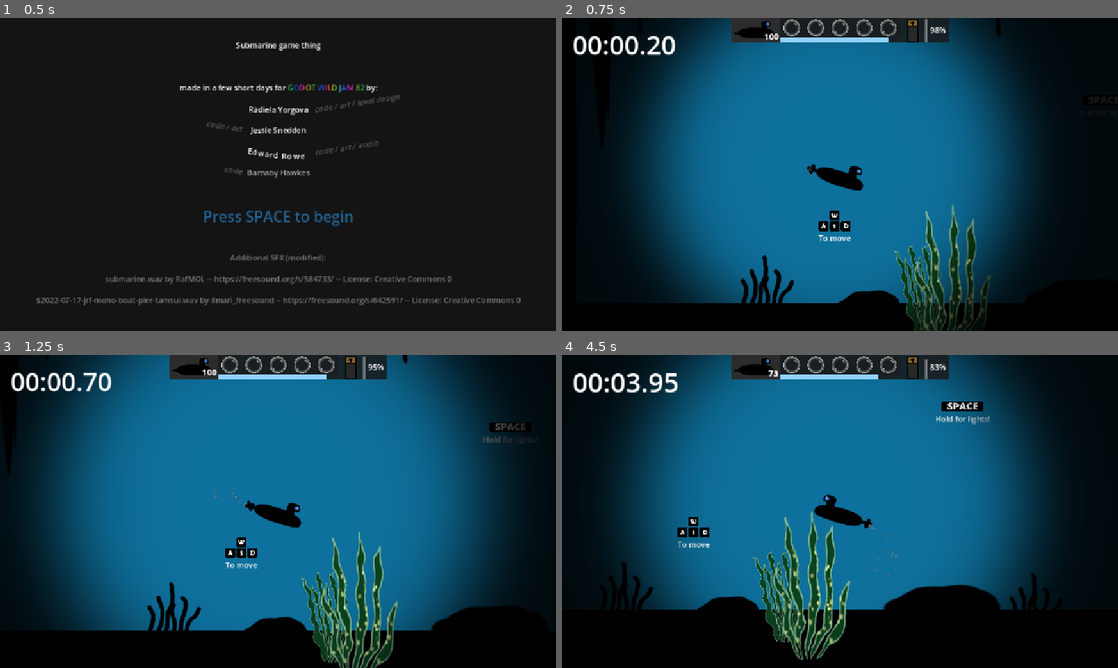
Above: before the commit, frames 1-4 (two rows, left to right).
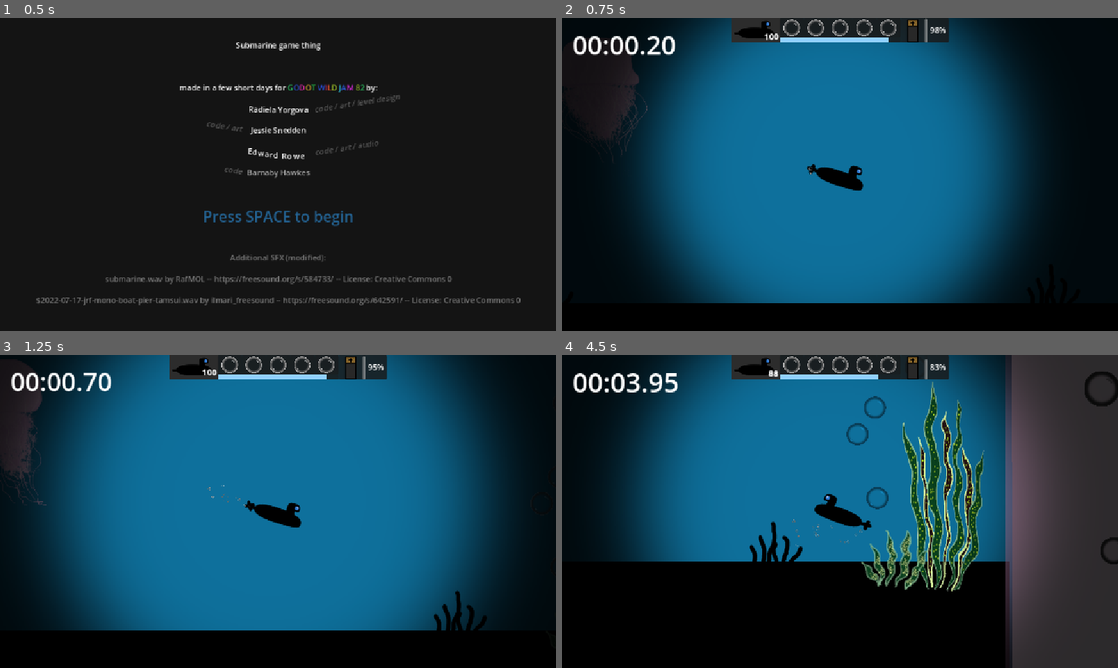
Above: after the commit, the same moments.

Repository: EddieRowe/godot-wild-jam-82
Game: Godot game, scene res://levels/splash.tscn
The game is run twice, just before and just after one commit, with the same random seed, the same clock (stepped at 60 frames per second) and the same inputs.
Inputs:
- Up to frame 1 (0.5 s): no input
- Up to frame 2 (0.75 s): tap Space at 0.5 s; hold Right (ui_right) from 0.53 s (still down); hold Enter (ui_accept) from 0.53 s (still down)
- Up to frame 3 (1.25 s): keep holding Right (ui_right); keep holding Enter (ui_accept)
- Up to frame 4 (4.5 s): release Right (ui_right) at 1.28 s; release Enter (ui_accept) at 1.28 s; hold Down (ui_down) 1.28-2.03 s; tap Enter (ui_accept) at 1.35, 1.52, 1.82, 2.85, 3.02, 3.32, 4.35 s; hold Right (ui_right) 2.03-2.78 s; hold Enter (ui_accept) 2.03-2.78 s; hold Up (ui_up) 2.78-3.53 s; hold Enter (ui_accept) 3.53-4.28 s; hold Left (ui_left) from 3.53 s (still down)

Frame 1 is identical in both runs. In frame 2, 5.2% of the frame differs, in the area x 6-79%, y 0-100%; in frame 3, 7.2%; in frame 4, 36%, in the area x 7-100%, y 0-100%.

Commit message:
fix colliders, add finish line space to continue prompt

Diff:
--- a/levels/level_1.tscn
+++ b/levels/level_1.tscn
@@ -1,5 +1,4 @@
-
-[gd_scene load_steps=36 format=3 uid="uid://cnep5qop4e823"]
+[gd_scene load_steps=37 format=3 uid="uid://cnep5qop4e823"]
 
 [ext_resource type="PackedScene" uid="uid://crghl5mtabw4e" path="res://prefabs/main_audio.tscn" id="1_l53as"]
 [ext_resource type="PackedScene" uid="uid://boaipqmv57708" path="res://prefabs/in_game_timer_canvas_layer.tscn" id="1_pnpm1"]
@@ -43,6 +42,9 @@
 [sub_resource type="RectangleShape2D" id="RectangleShape2D_bt44k"]
 size = Vector2(25212, 118.5)
 
+[sub_resource type="RectangleShape2D" id="RectangleShape2D_ohjdc"]
+size = Vector2(1014, 2844)
+
 [node name="Level1" type="Node2D"]
 
 [node name="InGameTimerCanvasLayer" parent="." instance=ExtResource("1_pnpm1")]
@@ -59,6 +61,7 @@
 color = Color(0.0554515, 0.441783, 0.614248, 1)
 
 [node name="NextLevelView" type="ColorRect" parent="."]
+visible = false
 offset_left = 25058.0
 offset_top = 1981.0
 offset_right = 27073.0
@@ -66,6 +69,7 @@
 color = Color(0.00596516, 0, 0.264718, 0.407843)
 
 [node name="SideWall" type="ColorRect" parent="."]
+visible = false
 offset_left = 27063.0
 offset_top = -759.0
 offset_right = 27946.0
@@ -73,7 +77,7 @@
 color = Color(0.00566116, 0.00566115, 0.00566115, 1)
 
 [node name="Player" parent="." instance=ExtResource("1_vn7o3")]
-position = Vector2(489, 457)
+position = Vector2(24132, 457)
 
 [node name="CanvasLayer" type="CanvasLayer" parent="."]
 
@@ -93,7 +97,7 @@
 [node name="ColorRect" type="ColorRect" parent="Boundaries/Ceiling"]
 offset_left = -567.0
 offset_top = -663.0
-offset_right = 26553.0
+offset_right = 26643.0
 offset_bottom = 68.0
 color = Color(0, 0, 0, 1)
 
@@ -130,6 +134,68 @@
 offset_bottom = 2386.0
 color = Color(0, 0, 0, 1)
 
+[node name="Floor2" type="RigidBody2D" parent="Boundaries" groups=["Obstacle"]]
+position = Vector2(24464, 1388)
+freeze = true
+script = ExtResource("2_bt44k")
+
+[node name="CollisionShape2D" type="CollisionShape2D" parent="Boundaries/Floor2"]
+position = Vector2(12015, 223)
+shape = SubResource("RectangleShape2D_bt44k")
+
+[node name="ColorRect2" type="ColorRect" parent="Boundaries/Floor2"]
+offset_left = -554.0
+offset_top = 164.0
+offset_right = 24577.0
+offset_bottom = 2386.0
+color = Color(0, 0, 0, 1)
+
+[node name="Floor3" type="RigidBody2D" parent="Boundaries" groups=["Obstacle"]]
+position = Vector2(24464, 1388)
+freeze = true
+script = ExtResource("2_bt44k")
+
+[node name="CollisionShape2D" type="CollisionShape2D" parent="Boundaries/Floor3"]
+position = Vector2(12015, 223)
+shape = SubResource("RectangleShape2D_bt44k")
+
+[node name="ColorRect2" type="ColorRect" parent="Boundaries/Floor3"]
+offset_left = -554.0
+offset_top = 164.0
+offset_right = 24577.0
+offset_bottom = 2386.0
+color = Color(0, 0, 0, 1)
+
+[node name="RigidBody2D" type="RigidBody2D" parent="Boundaries"]
+position = Vector2(28053, 0)
+freeze = true
+
+[node name="CollisionShape2D" type="CollisionShape2D" parent="Boundaries/RigidBody2D"]
+position = Vector2(-497, 855)
+shape = SubResource("RectangleShape2D_ohjdc")
+
+[node name="ColorRect2" type="ColorRect" parent="Boundaries/RigidBody2D"]
+offset_left = -991.0
+offset_top = -814.0
+offset_right = 2.0
+offset_bottom = 2086.0
+color = Color(0, 0, 0, 1)
+
+[node name="RigidBody2D2" type="RigidBody2D" parent="Boundaries"]
+position = Vector2(25044, 1555)
+freeze = true
+
+[node name="CollisionShape2D" type="CollisionShape2D" parent="Boundaries/RigidBody2D2"]
+position = Vector2(-497, 608)
+shape = SubResource("RectangleShape2D_ohjdc")
+
+[node name="ColorRect2" type="ColorRect" parent="Boundaries/RigidBody2D2"]
+offset_left = -991.0
+offset_top = -814.0
+offset_right = 2.0
+offset_bottom = 2086.0
+color = Color(0, 0, 0, 1)
+
 [node name="Obstacles" type="Node2D" parent="."]
 
 [node name="Rock13" parent="Obstacles" instance=ExtResource("5_n46q3")]
@@ -1035,7 +1101,7 @@
 position = Vector2(3159, 99)
 
 [node name="JellyfishSmall2" parent="EnemiesNode2D" groups=["Jellyfish"] instance=ExtResource("17_lrvbd")]
-position = Vector2(6341, 205)
+position = Vector2(5815, 155)
 
 [node name="JellyfishPink" parent="EnemiesNode2D" groups=["Jellyfish"] instance=ExtResource("28_voubc")]
 position = Vector2(8358, 202)
--- a/prefabs/finish_line.gd
+++ b/prefabs/finish_line.gd
@@ -7,7 +7,7 @@
 
 var can_move : bool = true
 signal finished_level()
-
+var finished = false
 
 func _ready() -> void:
 	var particles : GPUParticles2D = get_node("GPUParticles2D")
@@ -17,8 +17,10 @@
 func _on_body_entered(body: Node2D) -> void:
 	if body.is_in_group("Player"):
 		finished_level.emit()
+		finished = true
 
 		player = body
+
 		player.health.current_health = player.health.max_health
 		health = get_parent().get_node("CanvasLayer/GameOverlay/UiBox/UiHealth")
 		health.update(player.health.current_health)
@@ -30,10 +32,16 @@
 		player.oxygen.currentOxygen = player.oxygen.LIMIT_MAX
 
 
-func _on_body_exited(body: Node2D) -> void:
-	if body.is_in_group("Player"):
+#func _on_body_exited(body: Node2D) -> void:
+	#if body.is_in_group("Player"):
+		#
+		## Restore oxygen for next level
+		#player.oxygen.currentOxygen = player.oxygen.LIMIT_MAX
+		#
+		#get_tree().change_scene_to_file("res://levels/level_2.tscn")
 
-		# Restore oxygen for next level
-		player.oxygen.currentOxygen = player.oxygen.LIMIT_MAX
 
-		get_tree().change_scene_to_file("res://levels/level_2.tscn")
+func _input(event: InputEvent) -> void:
+	if finished:
+		if event.is_action_pressed("ui_accept"):
+			get_tree().change_scene_to_file("res://levels/level_2.tscn")
--- a/prefabs/in_game_timer_canvas_layer.tscn
+++ b/prefabs/in_game_timer_canvas_layer.tscn
@@ -105,3 +105,22 @@
 libraries = {
 &"": SubResource("AnimationLibrary_e2cb4")
 }
+
+[node name="Finished_Level_Panel" type="PanelContainer" parent="."]
+visible = false
+self_modulate = Color(1, 1, 1, 0)
+anchors_preset = 15
+anchor_right = 1.0
+anchor_bottom = 1.0
+offset_top = 433.0
+grow_horizontal = 2
+grow_vertical = 2
+
+[node name="RichTextLabel" type="RichTextLabel" parent="Finished_Level_Panel"]
+layout_mode = 2
+theme_override_colors/default_color = Color(0.188235, 0.54902, 1, 1)
+theme_override_colors/font_outline_color = Color(0, 0, 0, 0.176471)
+theme_override_constants/outline_size = 5
+theme_override_font_sizes/normal_font_size = 51
+bbcode_enabled = true
+text = "[center][pulse]PRESS SPACE TO CONTINUE"
--- a/scripts/ui/ingame_timer.gd
+++ b/scripts/ui/ingame_timer.gd
@@ -5,6 +5,7 @@
 var running = false
 @onready var animation_player: AnimationPlayer = $PanelContainer/TimerRichTextLabel/AnimationPlayer
 var finish_line : Area2D
+@onready var finished_level_panel: PanelContainer = $Finished_Level_Panel
 
 func _ready() -> void:
 	var player : PlayerMovement = get_parent().get_node("Player/RigidBody2D")
@@ -21,6 +22,7 @@
 
 func _finished_level():
 	running = false
+	finished_level_panel.visible = true
 
 func _game_started():
 	running = true
